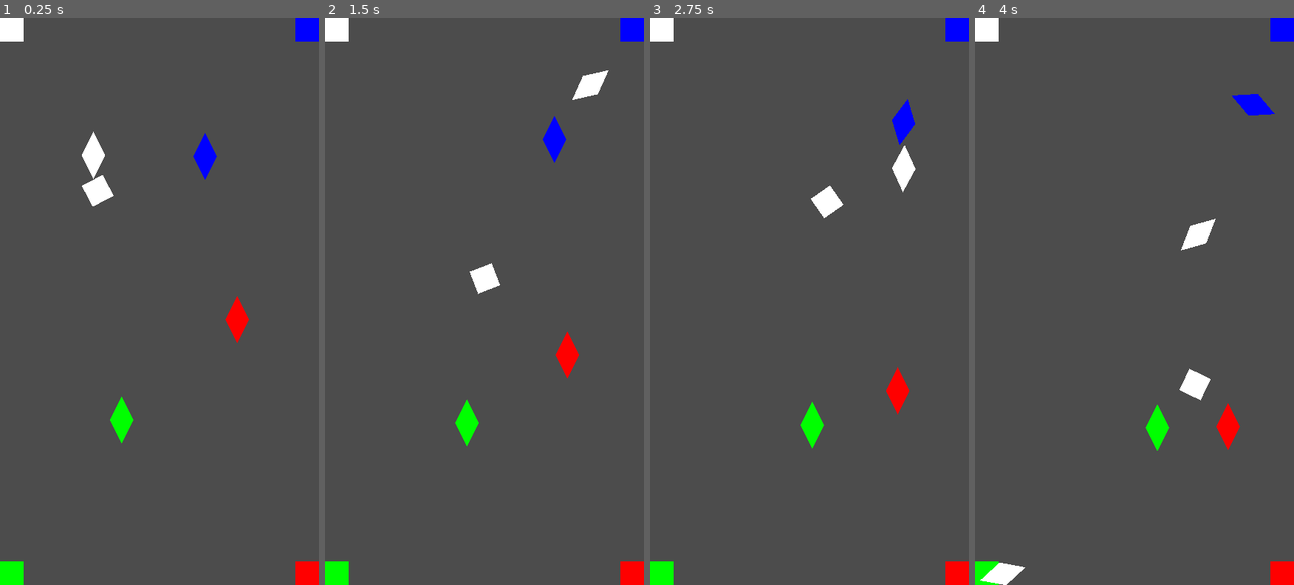
Above: before the commit, frames 1-4 (left to right).
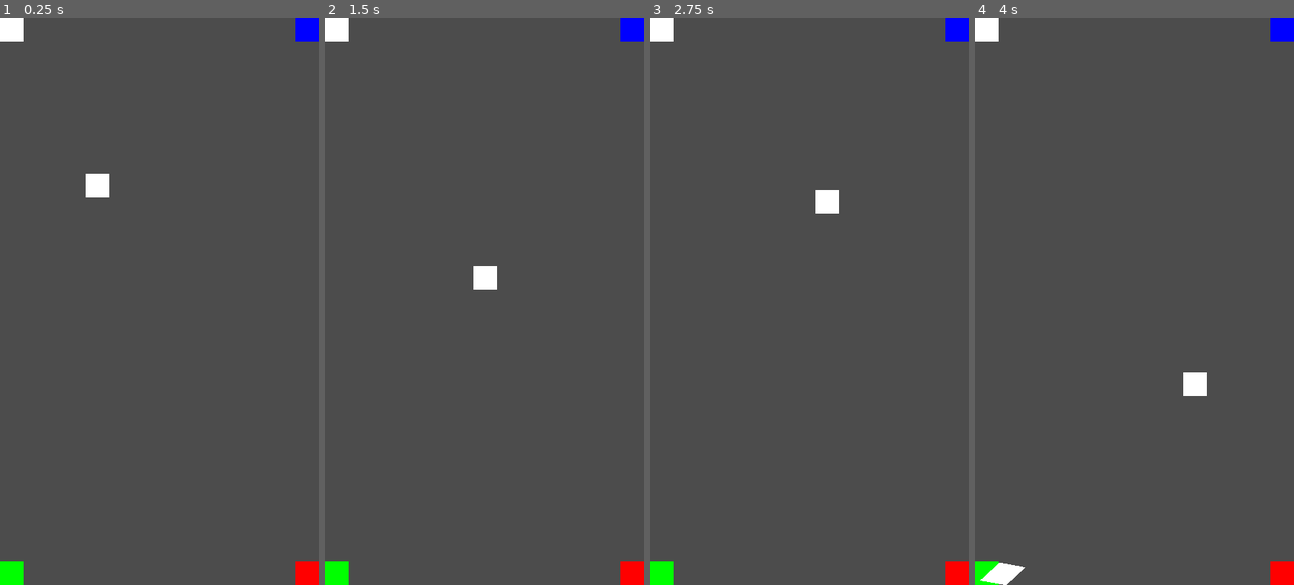
Above: after the commit, the same moments.

Repository: Kiel97/easy-jam-8bits-to-infinity
Game: Godot game, scene res://Game.tscn
Two runs of this game, one before a commit and one after it. Both use one fixed random seed, a clock stepped at 60 frames per second and the inputs below.
Inputs (mouse positions are in pixels of both pictures, inside the frame that each line leads up to):
- Up to frame 1 (0.25 s): no input
- Up to frame 2 (1.5 s): move the mouse to (554, 273) at 0.52 s; move the mouse to (420, 329) at 1.27 s
- Up to frame 3 (2.75 s): move the mouse to (841, 176) at 2.02 s
- Up to frame 4 (4 s): move the mouse to (1118, 414) at 2.77 s; move the mouse to (1230, 386) at 3.52 s

The runs differ from the first frame. In frame 1, 1.4% of the frame differs, in the area x 25-79%, y 20-75%; in frame 2, 1.3%; in frame 3, 1.3%; in frame 4, 1.3%.

Commit message:
Remove preexisting junks and disable 1-way collisions as they are buggy

Diff:
--- a/Game.tscn
+++ b/Game.tscn
@@ -55,7 +55,7 @@
 [node name="CollisionShape2D" type="CollisionShape2D" parent="Borders/NorthBorder"]
 rotation = 3.14159
 shape = SubResource( 1 )
-one_way_collision = true
+one_way_collision_margin = 0.0
 __meta__ = {
 "_edit_lock_": true
 }
@@ -67,8 +67,7 @@
 
 [node name="CollisionShape2D2" type="CollisionShape2D" parent="Borders/SouthBorder"]
 shape = SubResource( 1 )
-one_way_collision = true
-one_way_collision_margin = 3.7
+one_way_collision_margin = 0.0
 __meta__ = {
 "_edit_lock_": true
 }
@@ -81,7 +80,7 @@
 [node name="CollisionShape2D3" type="CollisionShape2D" parent="Borders/WestBorder"]
 rotation = -4.71238
 shape = SubResource( 2 )
-one_way_collision = true
+one_way_collision_margin = 0.0
 __meta__ = {
 "_edit_lock_": true
 }
@@ -94,7 +93,7 @@
 [node name="CollisionShape2D4" type="CollisionShape2D" parent="Borders/EastBorder"]
 rotation = -1.57079
 shape = SubResource( 2 )
-one_way_collision = true
+one_way_collision_margin = 0.0
 __meta__ = {
 "_edit_lock_": true
 }
@@ -113,28 +112,6 @@
 rotation = 1.5708
 
 [node name="Junk" type="Node2D" parent="."]
-
-[node name="Shard" parent="Junk" instance=ExtResource( 3 )]
-position = Vector2( 32, 48 )
-contacts_reported = 2
-
-[node name="Shard2" parent="Junk" instance=ExtResource( 3 )]
-position = Vector2( 68, 48 )
-contacts_reported = 2
-red = false
-green = false
-
-[node name="Shard3" parent="Junk" instance=ExtResource( 3 )]
-position = Vector2( 80, 100 )
-contacts_reported = 2
-green = false
-blue = false
-
-[node name="Shard4" parent="Junk" instance=ExtResource( 3 )]
-position = Vector2( 40, 136 )
-contacts_reported = 2
-red = false
-blue = false
 
 [node name="Player" parent="." instance=ExtResource( 1 )]
 collision_mask = 7
